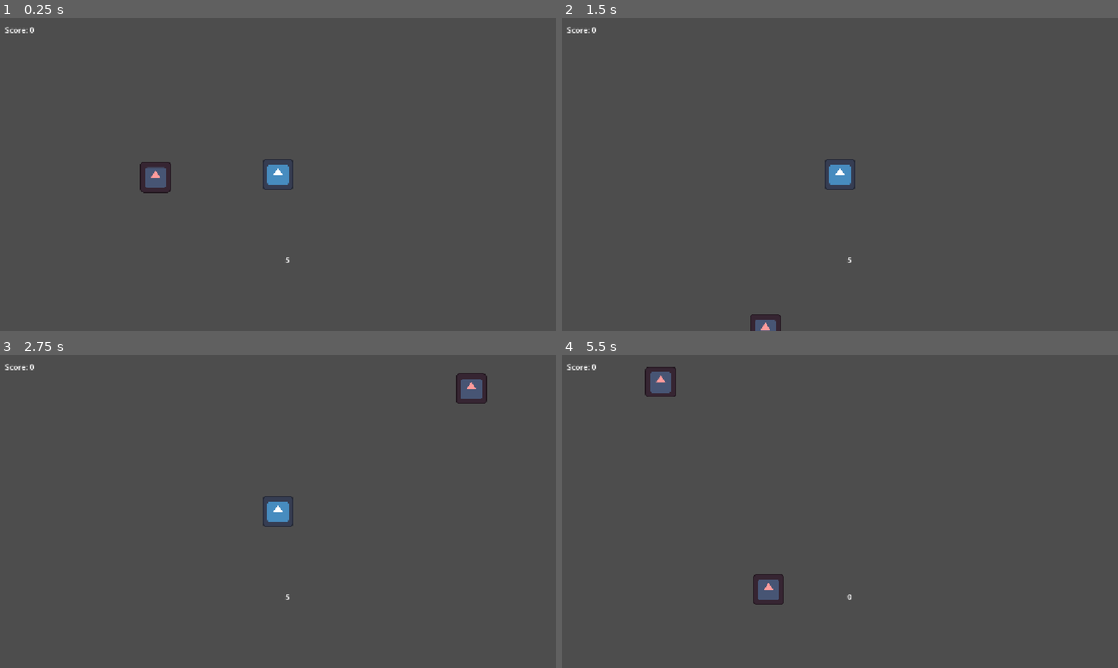
Above: before the commit, frames 1-4 (two rows, left to right).
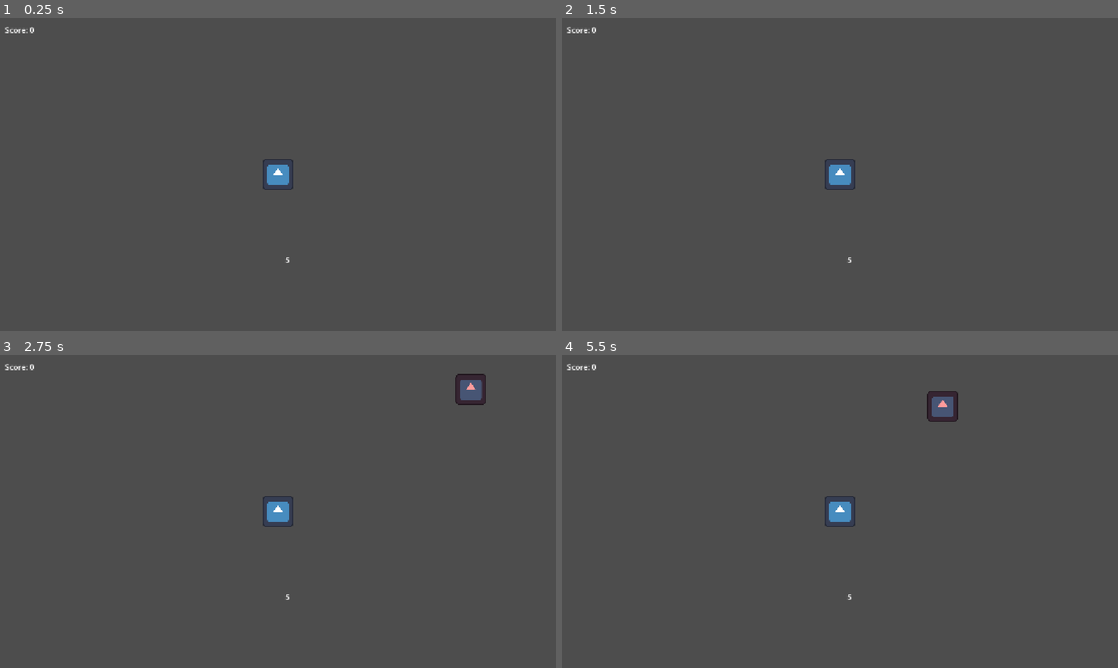
Above: after the commit, the same moments.

Repository: Enckripted/vampire-survivors-lite
Game: Godot game, scene res://game_scene.tscn
The game is run twice, just before and just after one commit, with the same random seed, the same clock (stepped at 60 frames per second) and the same inputs. The engine's default icon, where the game draws it, is replaced by a stand-in: a white triangle on a blue panel in a dark square.
Inputs:
- Up to frame 1 (0.25 s): no input
- Up to frame 2 (1.5 s): hold Up (ui_up) from 0.53 s (still down)
- Up to frame 3 (2.75 s): tap Enter at 2 s; release Up (ui_up) at 2.03 s; hold Left (ui_left) from 2.03 s (still down)
- Up to frame 4 (5.5 s): release Left (ui_left) at 3.53 s; hold Down (ui_down) 3.53-4.28 s; hold Right (ui_right) 4.28-5.03 s; hold Up (ui_up) from 5.03 s (still down)

The runs differ from the first frame. In frame 1, 0.5% of the frame differs, in the area x 25-31%, y 46-56%; in frame 2, 0.3%; in frame 3, 0.1%; in frame 4, 1.9%, in the area x 14-72%, y 3-80%.

Commit message:
feat: add a bunch of different enemies

Diff:
--- a/entities/enemies/enemy.gd
+++ b/entities/enemies/enemy.gd
@@ -6,10 +6,11 @@
 @export var speed := 300
 @export var pickup_amount := 5
 @export var pickup_radius := 30
+@export var max_distance_from_player := 1200
 
 @export var pickup_scene: PackedScene
 
-var player: Node2D
+var player: Player
 
 func spawn_pickup() -> void:
 	var dx = randi_range(-pickup_radius, pickup_radius)
@@ -30,6 +31,8 @@
 	super._ready()
 	died.connect(_on_died)
 
+	player = get_tree().get_first_node_in_group("player") as Player
+
 func _process(_delta: float) -> void:
-	if player == null:
-		player = get_tree().get_first_node_in_group(player_group_name)
+	if player != null and position.distance_to(player.position) >= max_distance_from_player:
+		despawn()
--- a/entities/enemies/basic_enemy.gd
+++ b/entities/enemies/enemy_melee.gd
@@ -1,4 +1,4 @@
-class_name BasicEnemy
+class_name EnemyMelee
 extends Enemy
 
 @export var damage_amount := 5
--- a/entities/enemies/basic_enemy.tscn
+++ b/entities/enemies/enemy_melee1.tscn
@@ -1,6 +1,6 @@
 [gd_scene format=3 uid="uid://du51owic3w7br"]
 
-[ext_resource type="Script" uid="uid://cssdhpksx4cp4" path="res://entities/enemies/basic_enemy.gd" id="1_rwafm"]
+[ext_resource type="Script" uid="uid://cssdhpksx4cp4" path="res://entities/enemies/enemy_melee.gd" id="1_rwafm"]
 [ext_resource type="PackedScene" uid="uid://dsmysiawb5fqe" path="res://game_objects/pickup.tscn" id="2_axigu"]
 [ext_resource type="Texture2D" uid="uid://wqs7tx2l1onk" path="res://icon.svg" id="2_qi2p4"]
 [ext_resource type="PackedScene" uid="uid://uvottghrqkix" path="res://ui/health_bar.tscn" id="3_m2rku"]
@@ -12,7 +12,7 @@
 [sub_resource type="RectangleShape2D" id="RectangleShape2D_ty0te"]
 size = Vector2(64, 64)
 
-[node name="BasicEnemy" type="CharacterBody2D" unique_id=1339468578]
+[node name="EnemyMelee1" type="CharacterBody2D" unique_id=1339468578]
 collision_layer = 2
 script = ExtResource("1_rwafm")
 knockback_magnitude = 600
--- /dev/null
+++ b/entities/enemies/enemy_melee2.tscn
@@ -0,0 +1,40 @@
+[gd_scene format=3 uid="uid://5dgrk2tv28e7"]
+
+[ext_resource type="Script" uid="uid://cssdhpksx4cp4" path="res://entities/enemies/enemy_melee.gd" id="1_fhth6"]
+[ext_resource type="PackedScene" uid="uid://dsmysiawb5fqe" path="res://game_objects/pickup.tscn" id="2_714qr"]
+[ext_resource type="Texture2D" uid="uid://wqs7tx2l1onk" path="res://icon.svg" id="3_l13wo"]
+[ext_resource type="PackedScene" uid="uid://uvottghrqkix" path="res://ui/health_bar.tscn" id="4_klwmc"]
+
+[sub_resource type="GDScript" id="GDScript_i3pqv"]
+script/source = "extends Sprite2D
+"
+
+[sub_resource type="RectangleShape2D" id="RectangleShape2D_ty0te"]
+size = Vector2(64, 64)
+
+[node name="EnemyMelee2" type="CharacterBody2D" unique_id=1339468578]
+scale = Vector2(1, 1.0182066)
+collision_layer = 2
+script = ExtResource("1_fhth6")
+damage_amount = 15
+knockback_magnitude = 600
+speed = 125
+pickup_scene = ExtResource("2_714qr")
+max_health = 45
+immunity_time = 0.05
+knockback_decay = 1600
+
+[node name="Sprite2D" type="Sprite2D" parent="." unique_id=1967315049]
+modulate = Color(1, 0.45, 0.45, 1)
+scale = Vector2(0.5, 0.5)
+texture = ExtResource("3_l13wo")
+script = SubResource("GDScript_i3pqv")
+
+[node name="CollisionShape2D" type="CollisionShape2D" parent="." unique_id=530028931]
+shape = SubResource("RectangleShape2D_ty0te")
+
+[node name="HealthBar" parent="." unique_id=260190801 node_paths=PackedStringArray("targetEntity") instance=ExtResource("4_klwmc")]
+visible = false
+offset_top = 45.0
+offset_bottom = 55.0
+targetEntity = NodePath("..")
--- /dev/null
+++ b/entities/enemies/enemy_melee3.tscn
@@ -0,0 +1,39 @@
+[gd_scene format=3 uid="uid://cufwyhna5ojq6"]
+
+[ext_resource type="Script" uid="uid://cssdhpksx4cp4" path="res://entities/enemies/enemy_melee.gd" id="1_qgjt3"]
+[ext_resource type="PackedScene" uid="uid://dsmysiawb5fqe" path="res://game_objects/pickup.tscn" id="2_0mh6r"]
+[ext_resource type="Texture2D" uid="uid://wqs7tx2l1onk" path="res://icon.svg" id="3_nppib"]
+[ext_resource type="PackedScene" uid="uid://uvottghrqkix" path="res://ui/health_bar.tscn" id="4_qicic"]
+
+[sub_resource type="GDScript" id="GDScript_i3pqv"]
+script/source = "extends Sprite2D
+"
+
+[sub_resource type="RectangleShape2D" id="RectangleShape2D_ty0te"]
+size = Vector2(64, 64)
+
+[node name="EnemyMelee3" type="CharacterBody2D" unique_id=1339468578]
+scale = Vector2(1, 1.0182066)
+collision_layer = 2
+script = ExtResource("1_qgjt3")
+damage_amount = 45
+knockback_magnitude = 600
+speed = 150
+pickup_scene = ExtResource("2_0mh6r")
+max_health = 135
+immunity_time = 0.05
+knockback_decay = 1600
+
+[node name="Sprite2D" type="Sprite2D" parent="." unique_id=1967315049]
+modulate = Color(1, 0.45, 0.45, 1)
+scale = Vector2(0.5, 0.5)
+texture = ExtResource("3_nppib")
+script = SubResource("GDScript_i3pqv")
+
+[node name="CollisionShape2D" type="CollisionShape2D" parent="." unique_id=530028931]
+shape = SubResource("RectangleShape2D_ty0te")
+
+[node name="HealthBar" parent="." unique_id=260190801 node_paths=PackedStringArray("targetEntity") instance=ExtResource("4_qicic")]
+offset_top = 45.0
+offset_bottom = 55.0
+targetEntity = NodePath("..")
--- /dev/null
+++ b/entities/enemies/enemy_wizard.gd
@@ -0,0 +1,66 @@
+class_name EnemyWizard
+extends Enemy
+
+enum State { TARGETING, CHARGING }
+
+@export var orb_damaage := 5
+@export var orb_knockback := 200
+@export var charge_time_secs := 1
+@export var charge_speed_divisor := 5
+@export var orb_projectile: PackedScene
+
+@onready var firing_area = $FiringArea as Area2D
+
+var state := State.TARGETING
+var anchor_pos := Vector2.ZERO # used while shaking to make sure they stay near the same spot
+var time_charge_start := 0
+var player_in_fire_range := false
+
+func start_charging_orb() -> void:
+	anchor_pos = position
+	time_charge_start = Time.get_ticks_msec()
+	state = State.CHARGING
+
+func fire_orb() -> void:
+	#TODO: instantiate orb
+	var n_orb = orb_projectile.instantiate() as WizardOrb
+	var dir = (player.position-position).normalized()
+	n_orb.setup(position, dir, orb_damaage)
+	get_tree().current_scene.add_child(n_orb)
+
+	state = State.TARGETING
+
+func _on_body_entered(body: Node2D) -> void:
+	if body.is_in_group("player"):
+		player_in_fire_range = true
+
+func _on_body_exited(body: Node2D) -> void:
+	if not body.is_in_group("player"):
+		player_in_fire_range = false
+
+func get_movement_velocity() -> Vector2:
+	if player == null:
+		return Vector2.ZERO
+
+	if state == State.CHARGING and Time.get_ticks_msec()-time_charge_start >= charge_time_secs*1000:
+		fire_orb()
+	if state == State.TARGETING and player_in_fire_range:
+		start_charging_orb()
+
+	var direction: Vector2
+	if state == State.TARGETING:
+		direction = (player.position - position).normalized()
+	else: # idk bout this one
+		direction = (Vector2(randf_range(-1, 1), randf_range(-1, 1)) - (position - anchor_pos)).normalized()
+	return speed * direction / (charge_speed_divisor if state == State.CHARGING else 1)
+
+func handle_collision(_collision: KinematicCollision2D) -> void:
+	pass
+
+func _ready() -> void:
+	super._ready()
+	firing_area.body_entered.connect(_on_body_entered)
+	firing_area.body_exited.connect(_on_body_exited)
+
+func _process(_delta: float) -> void:
+	super._process(_delta)
--- /dev/null
+++ b/entities/enemies/enemy_wizard1.tscn
@@ -0,0 +1,48 @@
+[gd_scene format=3 uid="uid://j3qxcn2xlm81"]
+
+[ext_resource type="Script" uid="uid://dc8o24ar1yh4n" path="res://entities/enemies/enemy_wizard.gd" id="1_fsd1p"]
+[ext_resource type="PackedScene" uid="uid://dsmysiawb5fqe" path="res://game_objects/pickup.tscn" id="2_73top"]
+[ext_resource type="PackedScene" uid="uid://yy3lj1g4j8eb" path="res://projectiles/wizard_orb.tscn" id="2_yur0w"]
+[ext_resource type="Texture2D" uid="uid://wqs7tx2l1onk" path="res://icon.svg" id="3_yur0w"]
+[ext_resource type="PackedScene" uid="uid://uvottghrqkix" path="res://ui/health_bar.tscn" id="4_omjqe"]
+
+[sub_resource type="GDScript" id="GDScript_i3pqv"]
+script/source = "extends Sprite2D
+"
+
+[sub_resource type="RectangleShape2D" id="RectangleShape2D_ty0te"]
+size = Vector2(64, 64)
+
+[sub_resource type="CircleShape2D" id="CircleShape2D_ty0te"]
+radius = 350.0
+
+[node name="EnemyMelee1" type="CharacterBody2D" unique_id=1339468578]
+collision_layer = 2
+script = ExtResource("1_fsd1p")
+charge_time_secs = 2
+orb_projectile = ExtResource("2_yur0w")
+pickup_scene = ExtResource("2_73top")
+max_health = 15
+immunity_time = 0.05
+knockback_decay = 1600
+
+[node name="Sprite2D" type="Sprite2D" parent="." unique_id=1967315049]
+modulate = Color(1, 0.60784316, 0.60784316, 1)
+scale = Vector2(0.5, 0.5)
+texture = ExtResource("3_yur0w")
+script = SubResource("GDScript_i3pqv")
+
+[node name="CollisionShape2D" type="CollisionShape2D" parent="." unique_id=530028931]
+shape = SubResource("RectangleShape2D_ty0te")
+
+[node name="HealthBar" parent="." unique_id=260190801 node_paths=PackedStringArray("targetEntity") instance=ExtResource("4_omjqe")]
+visible = false
+offset_top = 45.0
+offset_bottom = 55.0
+targetEntity = NodePath("..")
+
+[node name="FiringArea" type="Area2D" parent="." unique_id=368499147]
+collision_layer = 0
+
+[node name="CollisionShape2D" type="CollisionShape2D" parent="FiringArea" unique_id=37540355]
+shape = SubResource("CircleShape2D_ty0te")
--- a/entities/player.gd
+++ b/entities/player.gd
@@ -8,7 +8,6 @@
 
 @onready var auto_attack_timer = $AutoAttackTimer as Timer
 @onready var auto_attack_area = $AutoAttackArea as Area2D
-@onready var pickup_area = $PickupArea as Area2D
 
 var direction := Vector2.ZERO
 
--- a/game_objects/spawners/enemy_spawner.tscn
+++ b/game_objects/spawners/enemy_spawner.tscn
@@ -1,20 +1,43 @@
 [gd_scene format=3 uid="uid://gml0axyg56wa"]
 
 [ext_resource type="Script" uid="uid://lo5akuv4h68j" path="res://game_objects/spawners/enemy_spanwer.gd" id="1_00s5r"]
-[ext_resource type="PackedScene" uid="uid://du51owic3w7br" path="res://entities/enemies/basic_enemy.tscn" id="2_63vqd"]
+[ext_resource type="PackedScene" uid="uid://du51owic3w7br" path="res://entities/enemies/enemy_melee1.tscn" id="2_63vqd"]
 [ext_resource type="Script" uid="uid://curaiybuvy8xy" path="res://game_objects/spawners/enemy_spawner_entry.gd" id="2_dkgs7"]
+[ext_resource type="PackedScene" uid="uid://5dgrk2tv28e7" path="res://entities/enemies/enemy_melee2.tscn" id="4_isd8l"]
+[ext_resource type="PackedScene" uid="uid://cufwyhna5ojq6" path="res://entities/enemies/enemy_melee3.tscn" id="5_huwxw"]
+[ext_resource type="PackedScene" uid="uid://j3qxcn2xlm81" path="res://entities/enemies/enemy_wizard1.tscn" id="7_uvmsi"]
 
 [sub_resource type="Resource" id="Resource_si2vd"]
 script = ExtResource("2_dkgs7")
 enemy_scene = ExtResource("2_63vqd")
-spawn_limit = 3
-spawn_weight = 1
+spawn_limit = 10
+spawn_weight = 9
+metadata/_custom_type_script = "uid://curaiybuvy8xy"
+
+[sub_resource type="Resource" id="Resource_uvmsi"]
+script = ExtResource("2_dkgs7")
+enemy_scene = ExtResource("4_isd8l")
+spawn_limit = 8
+spawn_weight = 3
+metadata/_custom_type_script = "uid://curaiybuvy8xy"
+
+[sub_resource type="Resource" id="Resource_yyde2"]
+script = ExtResource("2_dkgs7")
+enemy_scene = ExtResource("5_huwxw")
+spawn_limit = 6
+metadata/_custom_type_script = "uid://curaiybuvy8xy"
+
+[sub_resource type="Resource" id="Resource_rk3r3"]
+script = ExtResource("2_dkgs7")
+enemy_scene = ExtResource("7_uvmsi")
+spawn_limit = 5
+spawn_weight = 3
 metadata/_custom_type_script = "uid://curaiybuvy8xy"
 
 [node name="EnemySpawner" type="Timer" unique_id=2138630692]
-wait_time = 5.0
+wait_time = 3.0
 autostart = true
 script = ExtResource("1_00s5r")
-spawn_entries = Array[ExtResource("2_dkgs7")]([SubResource("Resource_si2vd")])
+spawn_entries = Array[ExtResource("2_dkgs7")]([SubResource("Resource_si2vd"), SubResource("Resource_uvmsi"), SubResource("Resource_yyde2"), SubResource("Resource_rk3r3")])
 
 [connection signal="timeout" from="." to="." method="_on_timeout"]
--- a/game_scene.tscn
+++ b/game_scene.tscn
@@ -2,10 +2,17 @@
 
 [ext_resource type="PackedScene" uid="uid://dd6ilrqbj78ys" path="res://game_objects/game_state.tscn" id="1_kdryc"]
 [ext_resource type="PackedScene" uid="uid://cpjnnvaj0h0qo" path="res://entities/player.tscn" id="1_mixcd"]
-[ext_resource type="PackedScene" uid="uid://gml0axyg56wa" path="res://game_objects/enemy_spawner.tscn" id="2_mixcd"]
-[ext_resource type="PackedScene" uid="uid://du51owic3w7br" path="res://entities/enemies/basic_enemy.tscn" id="2_mj2jn"]
+[ext_resource type="PackedScene" uid="uid://gml0axyg56wa" path="res://game_objects/spawners/enemy_spawner.tscn" id="2_mixcd"]
 [ext_resource type="PackedScene" uid="uid://dnuttnq0ljke2" path="res://ui/game_ui.tscn" id="3_kdryc"]
 [ext_resource type="Script" uid="uid://b1mmicp74b77f" path="res://ui/game_ui.gd" id="4_6e45b"]
+[ext_resource type="Script" uid="uid://curaiybuvy8xy" path="res://game_objects/spawners/enemy_spawner_entry.gd" id="4_e35lh"]
+[ext_resource type="PackedScene" uid="uid://j3qxcn2xlm81" path="res://entities/enemies/enemy_wizard1.tscn" id="5_udeyl"]
+
+[sub_resource type="Resource" id="Resource_miq82"]
+script = ExtResource("4_e35lh")
+enemy_scene = ExtResource("5_udeyl")
+spawn_limit = 1
+metadata/_custom_type_script = "uid://curaiybuvy8xy"
 
 [node name="GameScene" type="Node2D" unique_id=362593964]
 
@@ -18,8 +25,10 @@
 [node name="EnemySpawner" parent="." unique_id=2138630692 instance=ExtResource("2_mixcd")]
 wait_time = 2.0
 
-[node name="BasicEnemy" parent="." unique_id=1339468578 instance=ExtResource("2_mj2jn")]
-position = Vector2(234, 341)
+[node name="TestEnemySpanwer" parent="." unique_id=1685643476 instance=ExtResource("2_mixcd")]
+process_mode = 4
+wait_time = 2.0
+spawn_entries = Array[ExtResource("4_e35lh")]([SubResource("Resource_miq82")])
 
 [node name="CanvasLayer" type="CanvasLayer" parent="." unique_id=747844851]
 
--- /dev/null
+++ b/projectiles/wizard_orb.gd
@@ -0,0 +1,36 @@
+class_name WizardOrb
+extends Area2D
+
+const offscreen_margin := 32.0
+
+@export var speed := 300.0
+@export var damage := 5
+@export var knockback_magnitude := 400.0
+
+@onready var vis_screen_notifier = $VisibleOnScreenNotifier2D as VisibleOnScreenNotifier2D
+
+var direction := Vector2.RIGHT
+
+func setup(start_position: Vector2, travel_direction: Vector2, _damage: int = 5) -> void:
+	position = start_position
+	direction = travel_direction.normalized()
+	damage = _damage
+
+func _on_offscreen():
+	queue_free()
+
+func _ready() -> void:
+	body_entered.connect(_on_body_entered)
+	vis_screen_notifier.screen_exited.connect(_on_offscreen)
+
+func _on_body_entered(body: Node2D) -> void:
+	if not body.is_in_group("player"):
+		return
+
+	var player := body as Player
+	player.deal_damage(damage, direction * knockback_magnitude)
+	print("hit player")
+	queue_free()
+
+func _physics_process(delta: float) -> void:
+	position += direction * speed * delta
--- /dev/null
+++ b/projectiles/wizard_orb.tscn
@@ -0,0 +1,20 @@
+[gd_scene format=3 uid="uid://yy3lj1g4j8eb"]
+
+[ext_resource type="Script" uid="uid://dog51y2nrjb5s" path="res://projectiles/wizard_orb.gd" id="1_aw6t5"]
+
+[sub_resource type="CircleShape2D" id="CircleShape2D_proj"]
+radius = 16.0
+
+[node name="Projectile" type="Area2D" unique_id=522889406]
+z_index = 100
+collision_layer = 8
+script = ExtResource("1_aw6t5")
+
+[node name="Polygon2D" type="Polygon2D" parent="." unique_id=755635759]
+color = Color(1, 0.4117647, 0.7058824, 1)
+polygon = PackedVector2Array(16, 0, 15.4548, 4.1411, 13.8564, 8, 11.3137, 11.3137, 8, 13.8564, 4.1411, 15.4548, 0, 16, -4.1411, 15.4548, -8, 13.8564, -11.3137, 11.3137, -13.8564, 8, -15.4548, 4.1411, -16, 0, -15.4548, -4.1411, -13.8564, -8, -11.3137, -11.3137, -8, -13.8564, -4.1411, -15.4548, 0, -16, 4.1411, -15.4548, 8, -13.8564, 11.3137, -11.3137, 13.8564, -8, 15.4548, -4.1411)
+
+[node name="CollisionShape2D" type="CollisionShape2D" parent="." unique_id=222122802]
+shape = SubResource("CircleShape2D_proj")
+
+[node name="VisibleOnScreenNotifier2D" type="VisibleOnScreenNotifier2D" parent="." unique_id=2028569246]
Renamed: entities/enemies/basic_enemy.gd.uid -> entities/enemies/enemy_melee.gd.uid
Not shown, added: entities/enemies/enemy_wizard.gd.uid
Not shown, added: projectiles/wizard_orb.gd.uid
